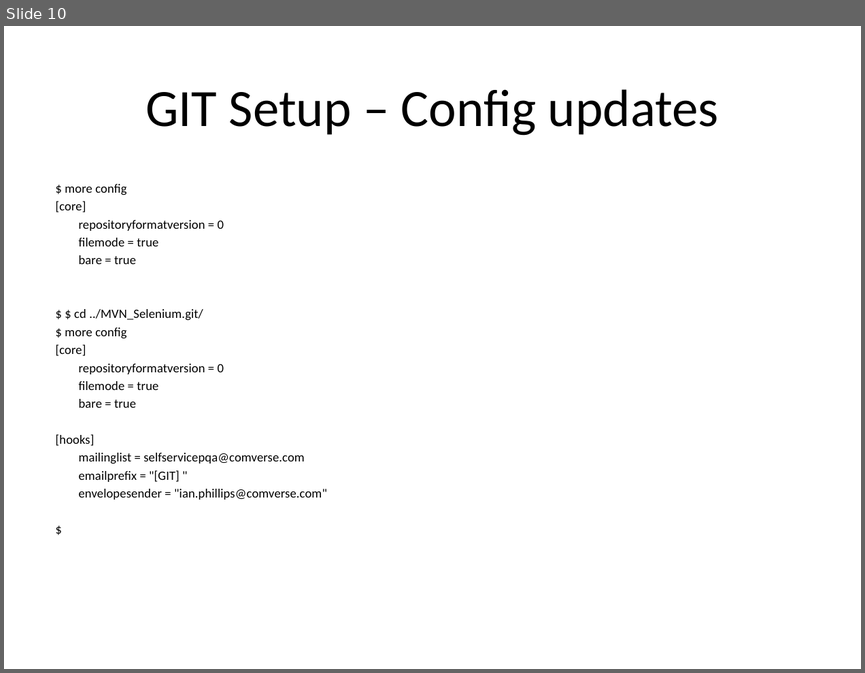
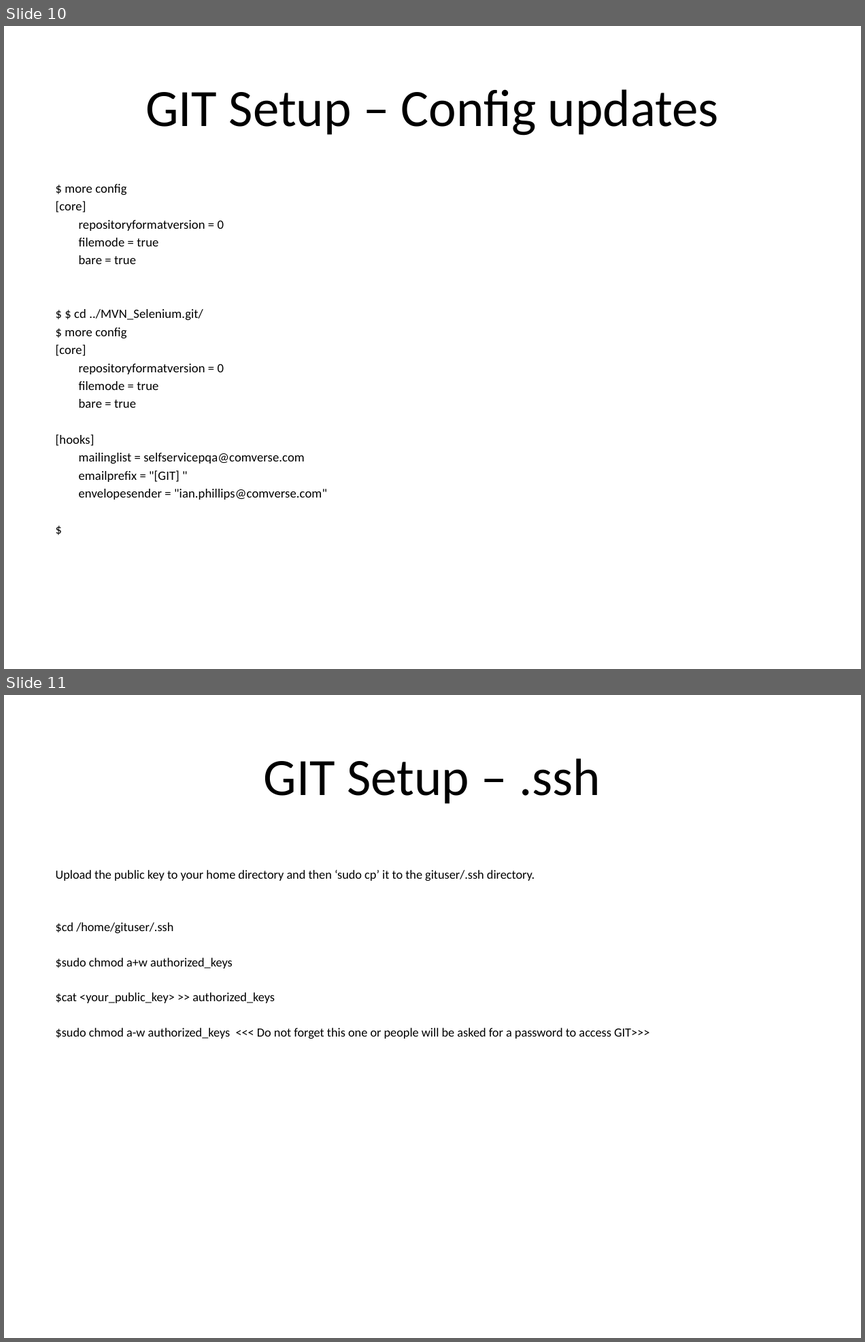
Before and after one commit to phillipsic/SeleniumDriverFramework, a slide deck: AutomationSetup.pptx. Shown one above the other, each under a label of ours: slide 10 before the commit, slides 10 and 11 after it. The pictures are 865x673 and 865x1342 pixels, drawn with LibreOffice and Linux fonts; fonts in the diff are those of the drawing. Boxes give left, top, right and bottom in pixels: in the first picture for what was removed or moved away, otherwise in the second. Text is boxed around its words. In the diff, an @@ line names an element or a change of style, - is before the commit and + after.

Commit message:
Added missing .ssh setup

```diff
--- a/AutomationSetup.pptx
+++ b/AutomationSetup.pptx
@@ slide 11 added at <box>4,695,861,1338</box>, background #FFFFFF @@
@@ title added at <box>264,758,600,804</box>, 44 pt, text #000000 @@
+GIT Setup – .ssh
@@ text added at <box>56,870,649,1038</box>, 10.5 pt, text #000000 @@
+Upload the public key to your home directory and then ‘sudo cp’ it to the gituser/.ssh directory.
+$cd /home/gituser/.ssh
+$sudo chmod a+w authorized_keys
+$cat <your_public_key> >> authorized_keys
+$sudo chmod a-w authorized_keys <<< Do not forget this one or people will be asked for a password to access GIT>>>
```
